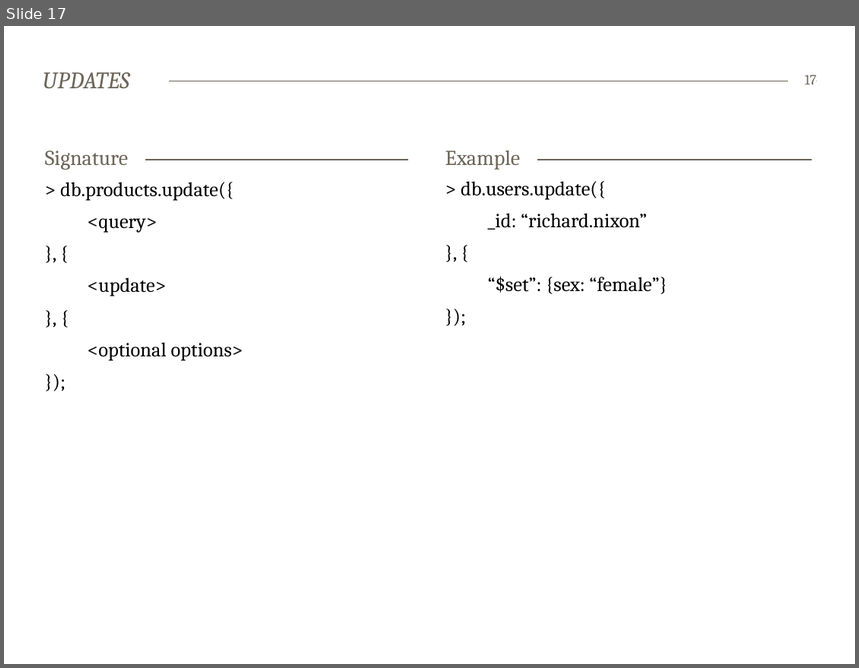
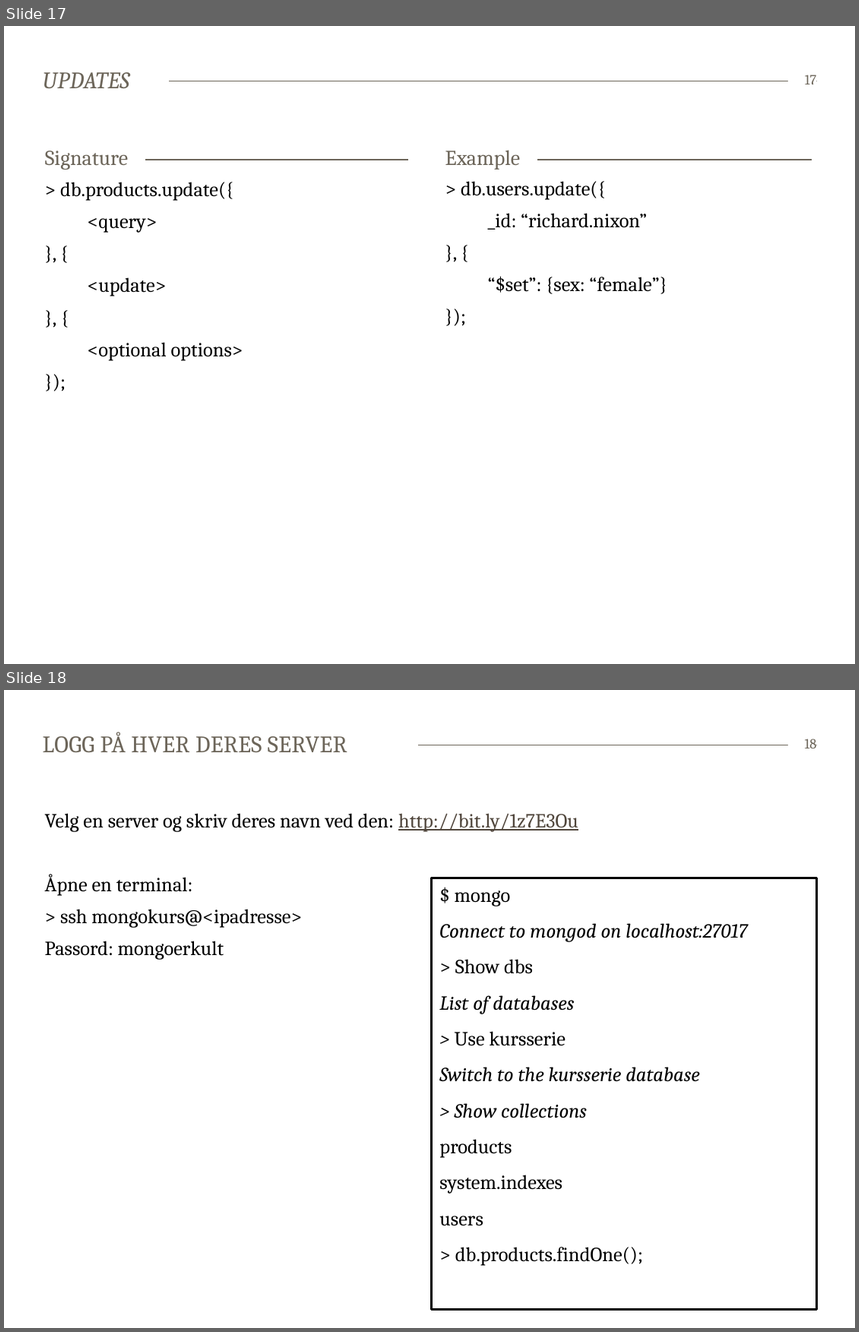
Before and after one commit to bekkopen/databasekurs, a slide deck: mongodb/mongodb-slides.pptx. Shown one above the other, each under a label of ours: slide 17 before the commit, slides 17 and 18 after it. The pictures are 859x668 and 859x1332 pixels, drawn with LibreOffice and Linux fonts; fonts in the diff are those of the drawing. Boxes give left, top, right and bottom in pixels: in the first picture for what was removed or moved away, otherwise in the second. Text is boxed around its words. In the diff, an @@ line names an element or a change of style, - is before the commit and + after.

```diff
--- a/mongodb/mongodb-slides.pptx
+++ b/mongodb/mongodb-slides.pptx
@@ slide 18 added at (4,690,855,1328), background #FFFFFF; not listed: 1 template element that a slide beside it also shows @@
@@ title added at (43,732,348,752), 20 pt, text #6C6559 @@
+LOGG PÅ HVER DERES SERVER
@@ page number added at (805,739,817,749), 12 pt, text #6C6559 @@
+18
@@ text added at (45,813,579,960), 17 pt, text #000000 @@
+Velg en server og skriv deres navn ved den: http://bit.ly/1z7E3Ou
+Åpne en terminal:
+> ssh mongokurs@<ipadresse>
+Passord: mongoerkult
@@ rectangle added at (431,878,817,1310), fill #FFFFFF, outline #000000 2 pt, 17 pt, text #000000, italic @@
+$ mongo
+Connect to mongod on localhost:27017
+> Show dbs
+List of databases
+> Use kursserie
+Switch to the kursserie database
+> Show collections
+products
+system.indexes
+users
+> db.products.findOne();
```
Also in this commit, not shown: 2 slides changed, 1 other slide added, 1 slide removed.
